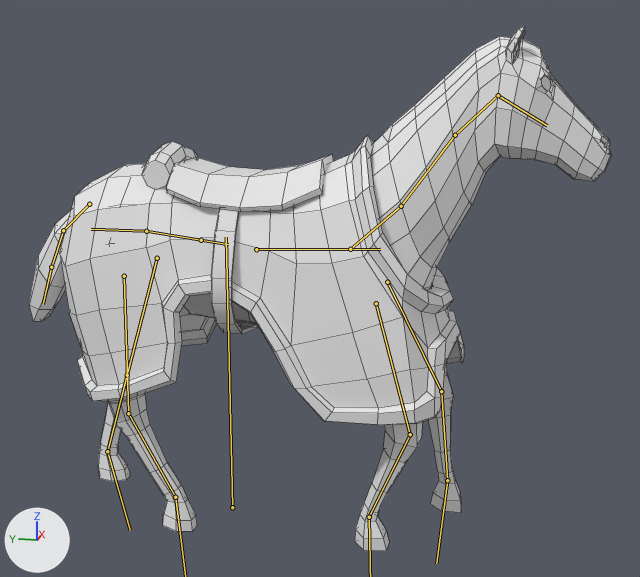
An edit to the FBX model BigGame/Assets/Character_Assets/Horse.fbx, drawn before and after from the same camera.
Camera for both pictures: a camera (50 mm lens) standing at (-1.397, -0.439, 0.763) and looking at (0.008, -0.158, 0.411). Arrows for +X, +Y and +Z are at lower left; the lights stay in place. Both versions are drawn at frame 8 of the action 'HorceWalkCycle'; the numbers are the values there. The bones that bend it are drawn over the model as lines. Mesh edges are drawn as thin lines.

Names of what the first picture shows: 'Horse_Armor', 'Horse_Body'.
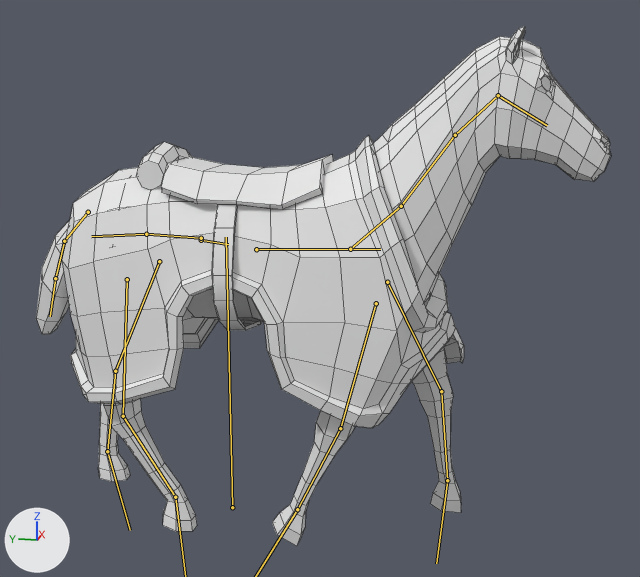
What the commit changed:
Bone 'DEF_stomach' (bone_def_stomach) moves from (0.0, 0.0, 0.0) to (0.0, 0.001, 0.008).
Bone 'DEF_stomach' (bone_def_stomach) turns from (0, 0, 0) to (-5, 0, 0) degrees about its own x, y and z.
Bone 'DEF_Back_UpperLeg_L' (bone_def_back_upperleg_l) turns from (-1, 0, 0) to (12, 0, 0) degrees about its own x, y and z.
Bone 'DEF_Back_Leg_L' (bone_def_back_leg_l) turns from (14, 0, -1) to (-2, 0, 0) degrees about its own x, y and z.
Bone 'DEF_Back_Foot_L' (bone_def_back_foot_l) turns from (-13, 0, 1) to (-4, 0, 0) degrees about its own x, y and z.
Bone 'DEF_Back_UpperLeg_R' (bone_def_back_upperleg_r) turns from (-18, 1, 1) to (-9, 0, 1) degrees about its own x, y and z.
Bone 'DEF_Back_Leg_R' (bone_def_back_leg_r) turns from (-14, 0, -1) to (-21, 0, -2) degrees about its own x, y and z.
Bone 'DEF_Back_Foot_R' (bone_def_back_foot_r) turns from (40, 0, 1) to (44, 0, 1) degrees about its own x, y and z.
Bone 'DEF_Front_UpperLeg_R' (bone_def_front_upperleg_r) turns from (-18, 0, 3) to (12, -1, 0) degrees about its own x, y and z.
Bone 'DEF_Front_Leg_R' (bone_def_front_leg_r) turns from (31, 1, -5) to (3, 0, -1) degrees about its own x, y and z.
Bone 'DEF_Front_Foot_R' (bone_def_front_foot_r) turns from (-17, 0, 3) to (12, 0, 0) degrees about its own x, y and z.

Location of each change, [x1, y1, x2, y2] in pixels of the pictures (640 x 577 px):
'Horse_Armor', posed: before [60, 135, 464, 425]; after [62, 135, 464, 428]
'Horse_Body', posed: before [29, 26, 611, 551]; after [36, 26, 611, 546]
bone 'DEF_stomach', root to tip: before (201, 240) to (146, 231); after (201, 238) to (146, 234)
bone 'DEF_Back_UpperLeg_L', root to tip: before (157, 258) to (127, 375); after (159, 261) to (115, 371)
bone 'DEF_Back_Leg_L', root to tip: before (127, 375) to (107, 451); after (115, 371) to (107, 451)
bone 'DEF_Back_UpperLeg_R', root to tip: before (124, 276) to (128, 413); after (127, 279) to (123, 416)
bone 'DEF_Back_Leg_R', root to tip: before (128, 413) to (175, 497); after (123, 416) to (175, 497)
bone 'DEF_Front_UpperLeg_R', root to tip: before (376, 303) to (410, 434); after (376, 303) to (340, 428)
bone 'DEF_Front_Leg_R', root to tip: before (410, 434) to (369, 517); after (340, 428) to (297, 509)
